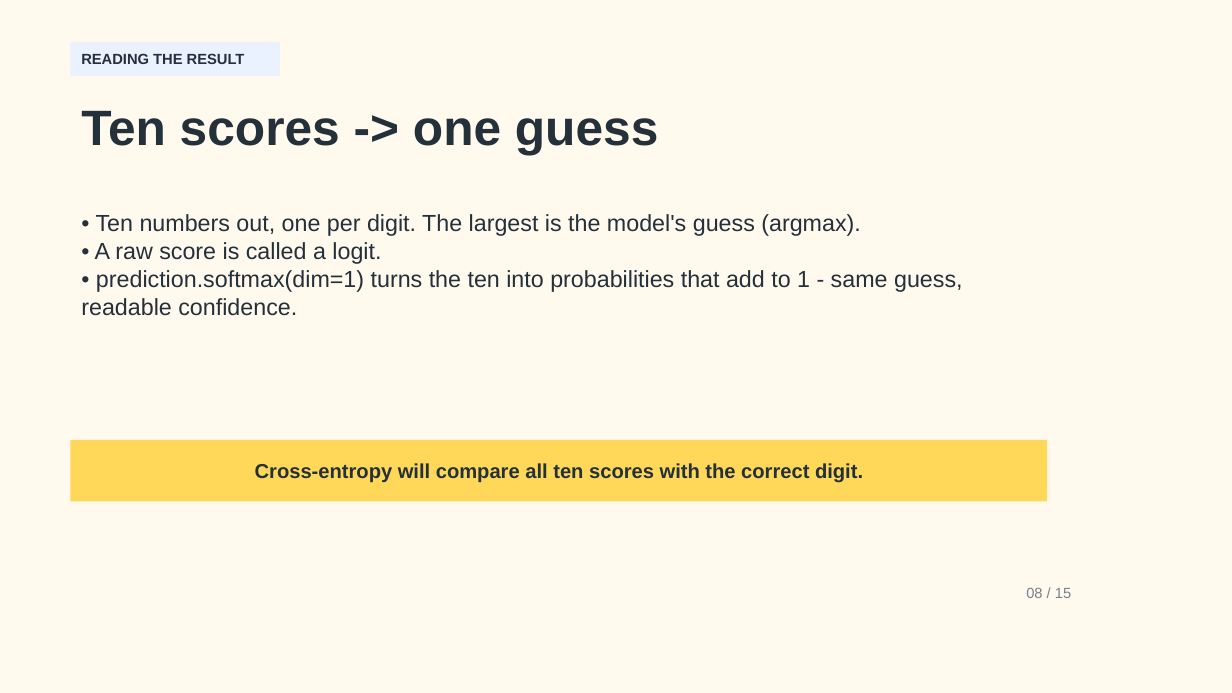
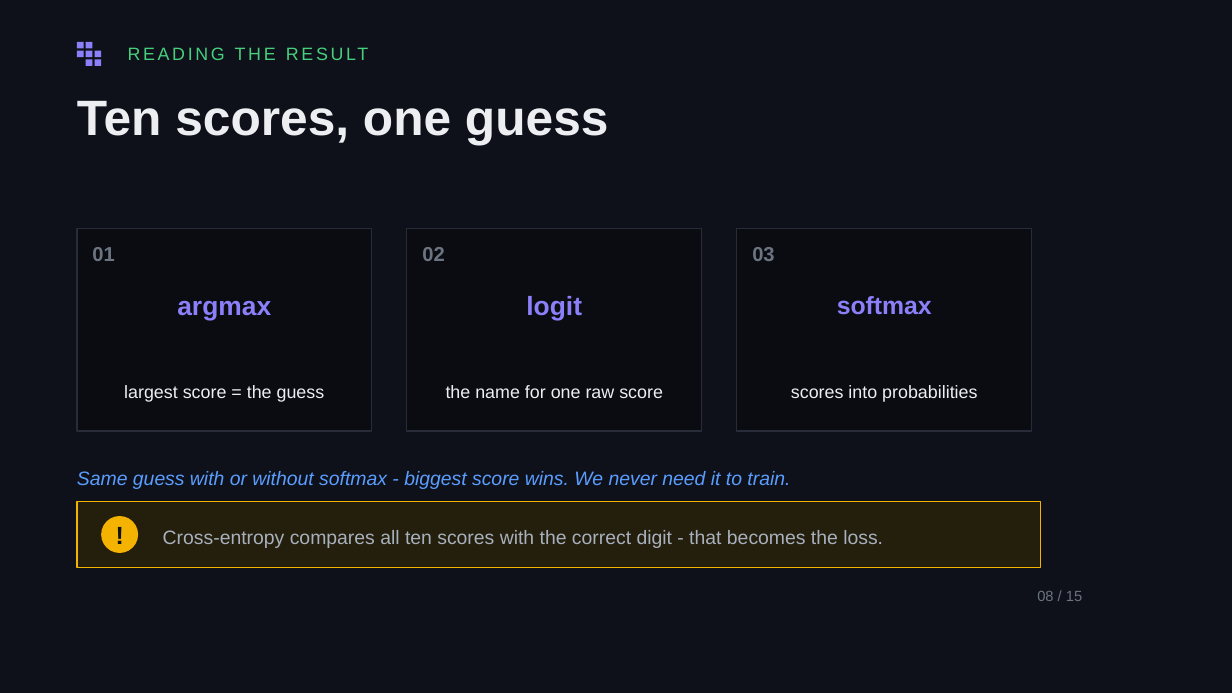
Before and after one commit to uh-pcs/Workshop3, a slide deck: slide 8 of slides/pcs-workshop-intro.pptx. Drawn at 1232x693 pixels with LibreOffice and Linux fonts; fonts in the diff are those of the drawing. Boxes give left, top, right and bottom in pixels: in the first picture for what was removed or moved away, otherwise in the second. Text is boxed around its words. In the diff, an @@ line names an element or a change of style, - is before the commit and + after.

```diff
--- a/slides/pcs-workshop-intro.pptx
+++ b/slides/pcs-workshop-intro.pptx
@@ background #FFF9EE to #0E1119 @@
@@ rectangle removed at [70, 41, 281, 76] @@
@@ rectangle added at [77, 41, 84, 48], fill #8B80F9 @@
@@ rectangle added at [77, 50, 84, 57], fill #8B80F9 @@
@@ rectangle added at [86, 41, 93, 48], fill #8B80F9 @@
@@ rectangle added at [86, 50, 93, 57], fill #8B80F9 @@
@@ rectangle added at [86, 59, 93, 66], fill #8B80F9 @@
@@ rectangle added at [95, 50, 102, 57], fill #8B80F9 @@
@@ rectangle added at [95, 59, 102, 66], fill #8B80F9 @@
@@ text "READING THE RESULT": place and size @@
-text "READING THE RESULT" at [81, 53, 245, 64]
+text "READING THE RESULT" at [540, 530, 567, 544]
@@ text "READING THE RESULT" at [540, 530, 567, 544]: size 9.5 to 11.5 pt, text colour #24303A to #46D07E, letter spacing 0 to 1.7 pt, bold off @@
@@ text at [77, 101, 609, 144]: text changed; text colour #24303A to #ECEEF2 @@
-Ten scores -> one guess
+Ten scores, one guess
@@ rectangle added at [77, 229, 372, 432], fill #0A0C12, outline #272C38 0.74 pt @@
@@ text removed at [81, 214, 963, 316] @@
-• Ten numbers out, one per digit. The largest is the model's guess (argmax).
-• A raw score is called a logit.
-• prediction.softmax(dim=1) turns the ten into probabilities that add to 1 - same guess, readable confidence.
@@ rectangle added at [407, 229, 702, 432], fill #0A0C12, outline #272C38 0.74 pt @@
@@ rectangle added at [737, 229, 1032, 432], fill #0A0C12, outline #272C38 0.74 pt @@
@@ text added at [92, 247, 114, 261], 13 pt, text #6B7480, bold @@
+01
@@ text added at [422, 247, 444, 261], 13 pt, text #6B7480, bold @@
+02
@@ text added at [752, 247, 774, 261], 13 pt, text #6B7480, bold @@
+03
@@ text added at [526, 296, 582, 321], 17 pt, text #8B80F9, bold @@
+logit
@@ text added at [837, 296, 932, 315], 16 pt, text #8B80F9, bold @@
+softmax
@@ text added at [177, 300, 271, 321], 17 pt, text #8B80F9, bold @@
+argmax
@@ text added at [124, 385, 325, 402], 11.5 pt, text #ECEEF2 @@
+largest score = the guess
@@ text added at [446, 385, 663, 398], 11.5 pt, text #ECEEF2 @@
+the name for one raw score
@@ text added at [791, 385, 977, 402], 11.5 pt, text #ECEEF2 @@
+scores into probabilities
@@ text added at [77, 471, 790, 489], 12.5 pt, text #5A9DFF, italic @@
+Same guess with or without softmax - biggest score wins. We never need it to train.
@@ rectangle: place and size @@
-rectangle at [70, 440, 1048, 502]
+rectangle at [77, 502, 1041, 568]
@@ rectangle at [77, 502, 1041, 568]: fill #FFD85A to #241E0C; outline none to #F5B301 0.99 pt @@
@@ ellipse added at [102, 517, 139, 553], fill #F5B301 @@
@@ text added at [102, 517, 139, 553], 16 pt, text #0E1119, bold @@
+!
@@ text at [163, 530, 883, 548]: text changed; size 13 to 12.5 pt; text colour #24303A to #A7B0BC; bold off @@
-Cross-entropy will compare all ten scores with the correct digit.
+Cross-entropy compares all ten scores with the correct digit - that becomes the loss.
@@ text "08 / 15": place and size @@
-text "08 / 15" at [1026, 588, 1071, 598]
+text "08 / 15" at [1037, 591, 1082, 601]
@@ text "08 / 15" at [1037, 591, 1082, 601]: text colour #77808C to #6B7480 @@
```
Also in this commit, not shown: 14 other slides changed, 3 other files.
